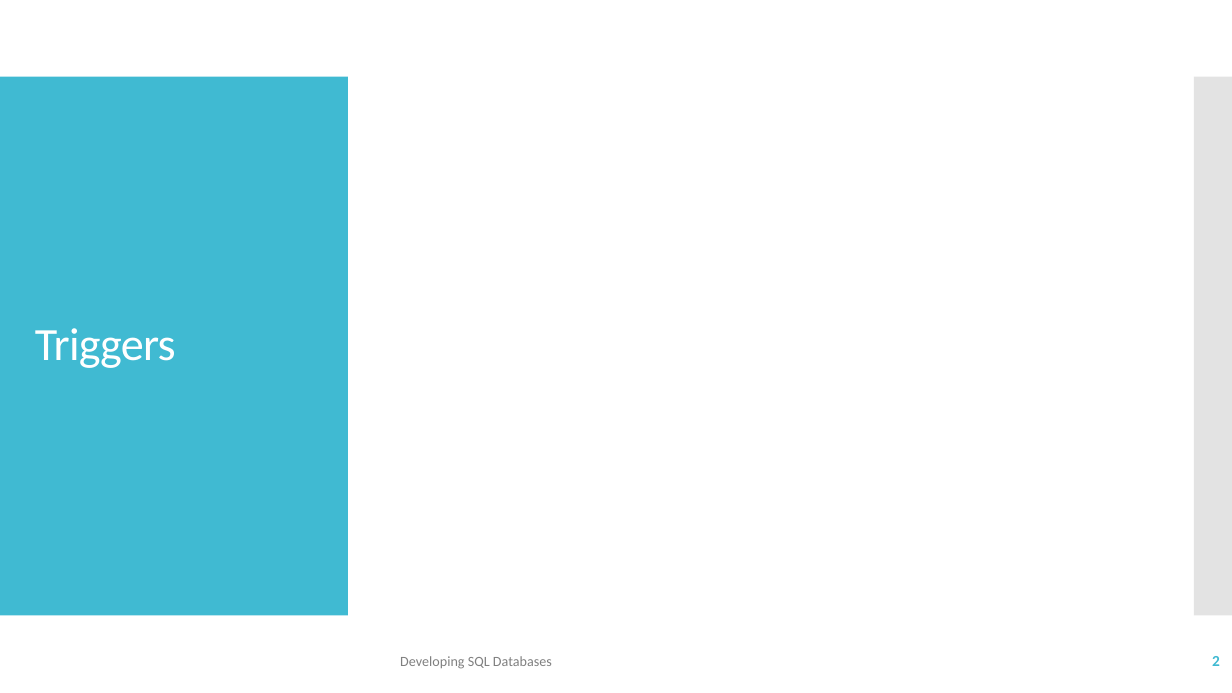
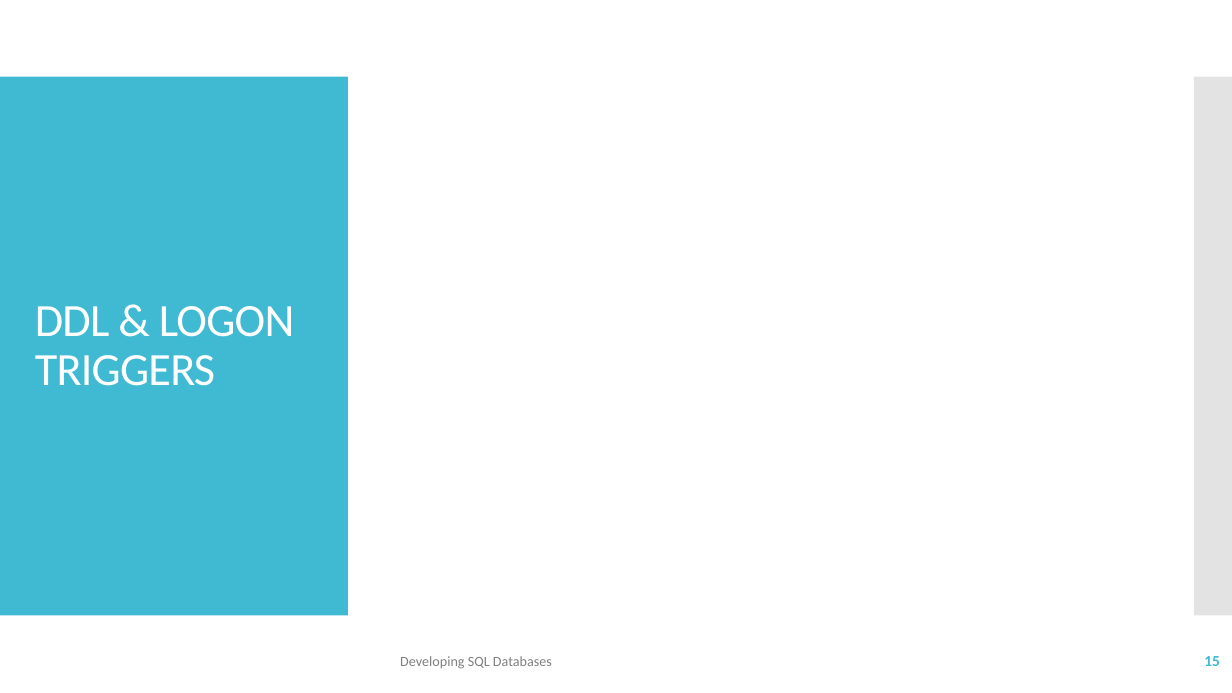
Before and after one commit to TKostyrka/70762DevSQLDB, a slide deck: slide 15 of DEVSQL_07_Triggers/DEVSQL_07_Triggers.pptx (slide 2 before the commit). Drawn at 1232x693 pixels with LibreOffice and Linux fonts; fonts in the diff are those of the drawing. Boxes give left, top, right and bottom in pixels: in the first picture for what was removed or moved away, otherwise in the second. Text is boxed around its words. In the diff, an @@ line names an element or a change of style, - is before the commit and + after.

```diff
--- a/DEVSQL_07_Triggers/DEVSQL_07_Triggers.pptx
+++ b/DEVSQL_07_Triggers/DEVSQL_07_Triggers.pptx
@@ title at [35,306,295,386]: text changed @@
-Triggers
+DDL & LOGON TRIGGERS
@@ page number at [1204,656,1220,666]: text changed @@
-2
+15
```
Also in this commit, not shown: 4 other slides changed, 7 slides added, 5 other files.
